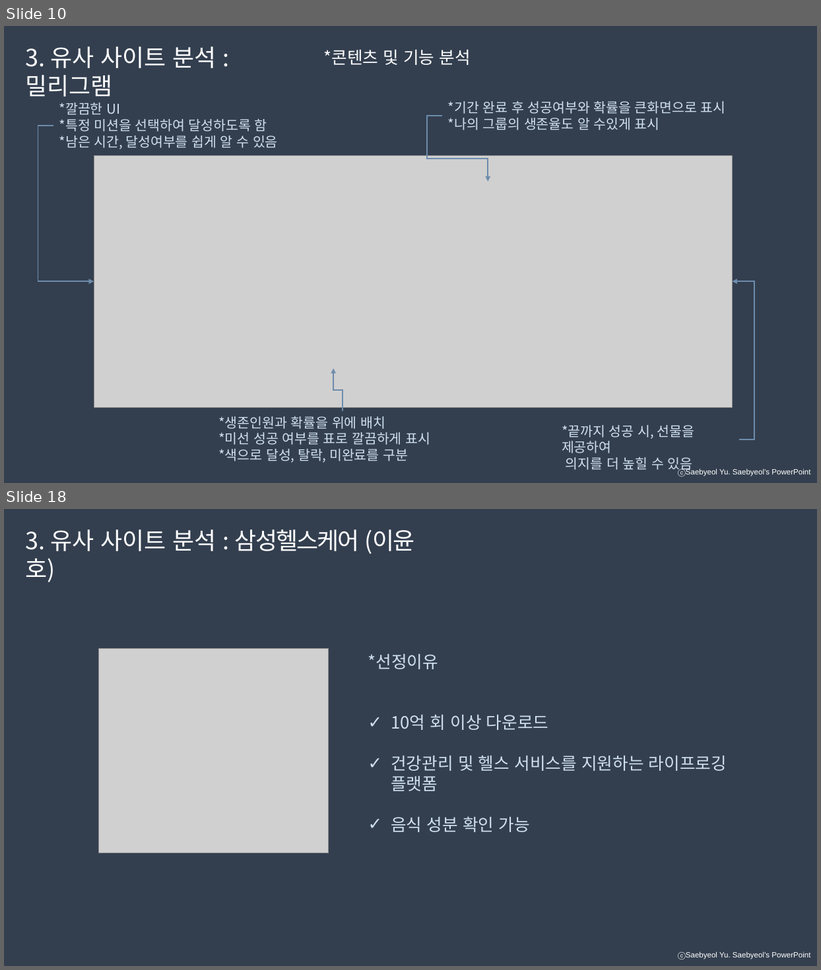
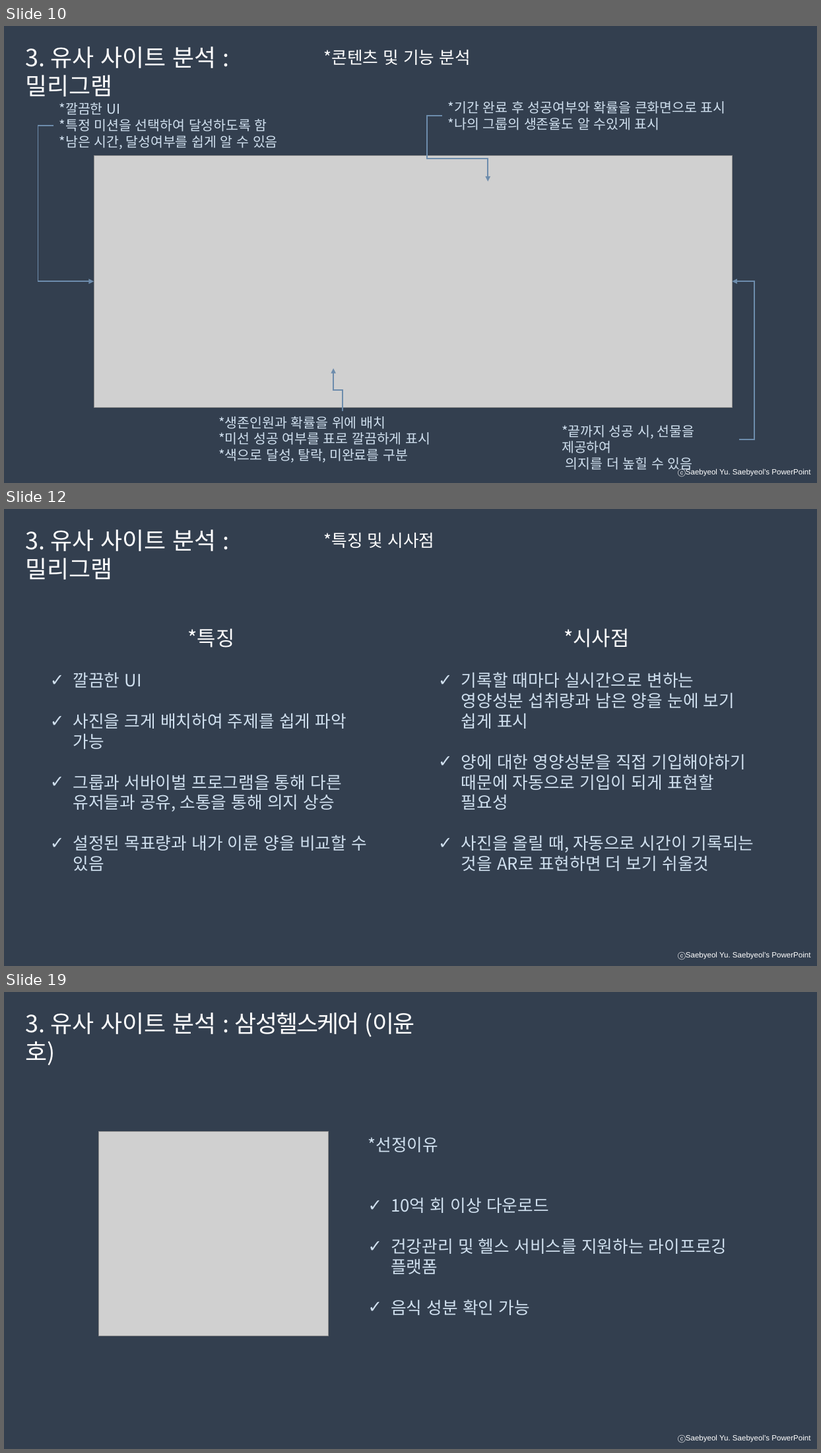
Before and after one commit to developerYHLee/University_Homework, a slide deck: 기말과제.pptx. Shown one above the other, each under a label of ours: slides 10 and 18 before the commit, slides 10, 12 and 19 after it; the slides between them are not shown. The pictures are 821x970 and 821x1453 pixels, drawn with LibreOffice and Linux fonts; fonts in the diff are those of the drawing; grey boxes stand for pictures. Boxes give left, top, right and bottom in pixels: in the first picture for what was removed or moved away, otherwise in the second. Text is boxed around its words. In the diff, an @@ line names an element or a change of style, - is before the commit and + after.

```diff
--- a/기말과제.pptx
+++ b/기말과제.pptx
@@ slide 12 added at (x1=4, y1=509, x2=817, y2=966), background #333F50; not listed: 1 template element that a slide beside it also shows @@
@@ text added at (x1=26, y1=529, x2=217, y2=580), 28 pt, text #FFFFFF @@
+3. 유사 사이트 분석 : 밀리그램
@@ text added at (x1=323, y1=532, x2=435, y2=548), 20 pt, text #FFFFFF @@
+*특징 및 시사점
@@ text added at (x1=73, y1=628, x2=367, y2=871), 20 pt, text #D0E0EF @@
+*특징
+✓ 깔끔한 UI
+✓ 사진을 크게 배치하여 주제를 쉽게 파악 가능
+✓ 그룹과 서바이벌 프로그램을 통해 다른 유저들과 공유, 소통을 통해 의지 상승
+✓ 설정된 목표량과 내가 이룬 양을 비교할 수 있음
@@ text added at (x1=461, y1=628, x2=754, y2=871), 20 pt, text #D0E0EF @@
+*시사점
+✓ 기록할 때마다 실시간으로 변하는 영양성분 섭취량과 남은 양을 눈에 보기 쉽게 표시
+✓ 양에 대한 영양성분을 직접 기입해야하기 때문에 자동으로 기입이 되게 표현할 필요성
+✓ 사진을 올릴 때, 자동으로 시간이 기록되는 것을 AR로 표현하면 더 보기 쉬울것
@@ what was slide 18 is now slide 19 @@
```
Also in this commit, not shown: 4 slides changed, 5 other slides added, 5 slides removed.
